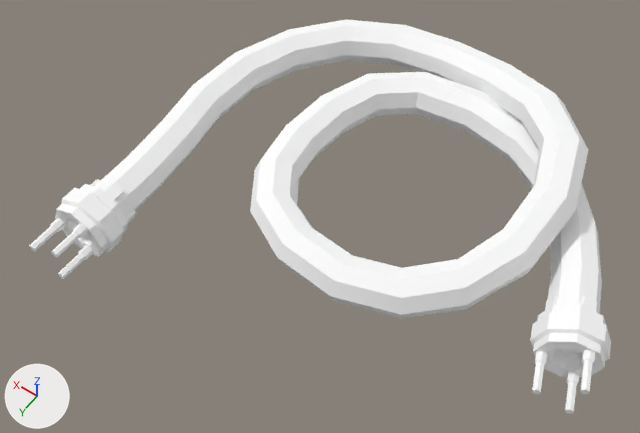
Two versions of the glTF model public/siege/scifi/meadow_SM_Prop_SciFiCable_02.gltf, one commit apart.
Rendered twice from a 50 mm camera at (-1.28, 2.29, 3.41) aimed at (0.18, 0.24, 0.18). Arrows for +X, +Y and +Z are at lower left; the lights stay in place. The older version comes first. Where no turn or scale is listed for an object, it has been applied to the vertices.

The scene before the commit, as lines of its bpy script (objects in view):
```python
mat_explorer_mat28 = principled_material('Explorer_MAT28')
mat_explorer_mat28.base_color = (1.0, 1.0, 1.0)  # white #ffffff
mat_explorer_mat28.roughness = 1.0
me_mesh = bpy.data.meshes.new('Mesh')
me_mesh.from_pydata(...)  # 560 vertices, 1024 faces; spans x -1.21..1.21, y -1.13..1.13, z 0.0..0.5
me_mesh.materials.append(mat_explorer_mat28)  # white #ffffff
ob_sm_prop_scificable_02 = bpy.data.objects.new('SM_Prop_SciFiCable_02', me_mesh)
ob_sm_prop_scificable_02.location = (0.0, 0.0, 0.0)
```
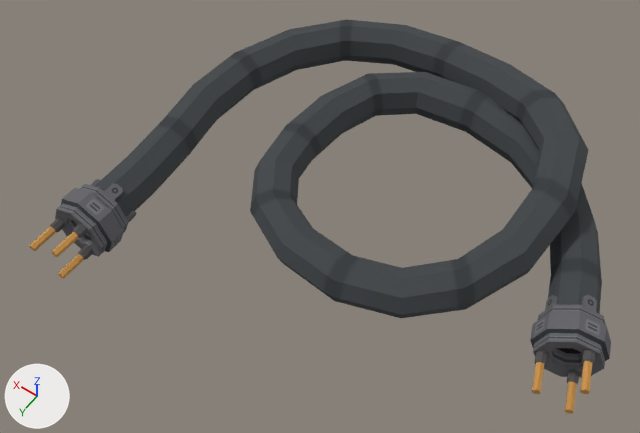
Scene script edits in JSON lines:
```json
{"op": "add", "block": "img_polygonnaturebiomes_meadow_texture_01", "code": ["img_polygonnaturebiomes_meadow_texture_01 = load_image('PolygonNatureBiomes_Meadow_Texture_01', 'PolygonNatureBiomes_Meadow_Texture_01.webp', 4096, 4096, 'sRGB')"]}
{"op": "remove", "block": "mat_explorer_mat28", "code": "mat_explorer_mat28.base_color = (1.0, 1.0, 1.0)  # white #ffffff"}
{"op": "add", "block": "mat_explorer_mat28", "code": "mat_explorer_mat28.texture = img_polygonnaturebiomes_meadow_texture_01"}
```

Boxes (x1, y1, x2, y2) around the edits, measured in the pictures (640 x 433 px):
```json
{"object": "SM_Prop_SciFiCable_02", "change": "surface changed", "before": [29, 19, 611, 414], "after": [29, 19, 611, 414], "on screen": "white to grey"}
```
